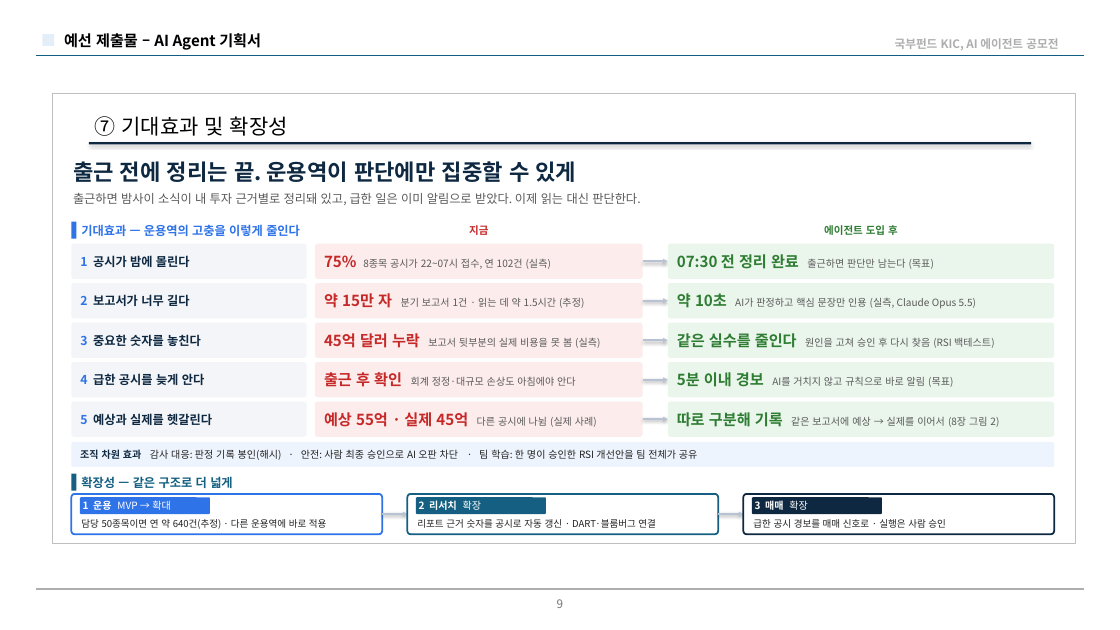
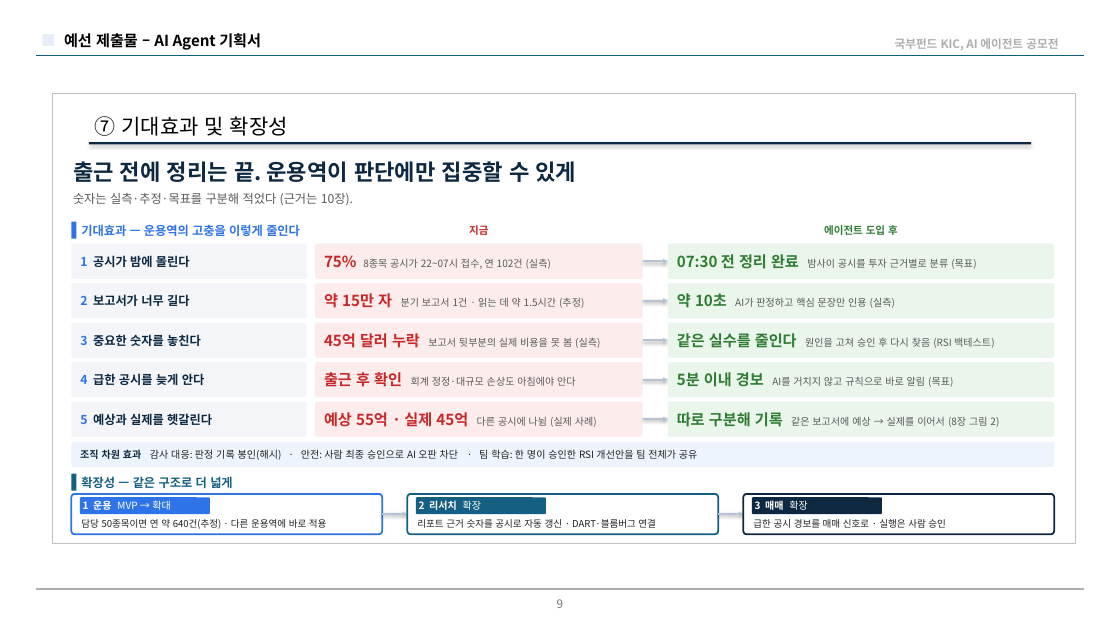
Before and after one commit to moon3853/thesis-fit, a slide deck: slide 9 of deck/KIC_최종기획서_ThesisFit.pptx. Drawn at 1120x630 pixels with LibreOffice and Linux fonts; fonts in the diff are those of the drawing; background and template pictures are left out. Boxes give left, top, right and bottom in pixels: in the first picture for what was removed or moved away, otherwise in the second. Text is boxed around its words. In the diff, an @@ line names an element or a change of style, - is before the commit and + after.

```diff
--- a/deck/KIC_최종기획서_ThesisFit.pptx
+++ b/deck/KIC_최종기획서_ThesisFit.pptx
@@ text at (x1=73, y1=193, x2=353, y2=205): text changed @@
-출근하면 밤사이 소식이 내 투자 근거별로 정리돼 있고, 급한 일은 이미 알림으로 받았다. 이제 읽는 대신 판단한다.
+숫자는 실측·추정·목표를 구분해 적었다 (근거는 10장).
@@ text in rounded rectangle at (x1=677, y1=254, x2=976, y2=269): text changed @@
-07:30 전 정리 완료 출근하면 판단만 남는다 (목표)
+07:30 전 정리 완료 밤사이 공시를 투자 근거별로 분류 (목표)
@@ text in rounded rectangle at (x1=677, y1=293, x2=895, y2=308): text changed @@
-약 10초 AI가 판정하고 핵심 문장만 인용 (실측, Claude Opus 5.5)
+약 10초 AI가 판정하고 핵심 문장만 인용 (실측)
```
Also in this commit, not shown: 6 other slides changed, 4 other files.
